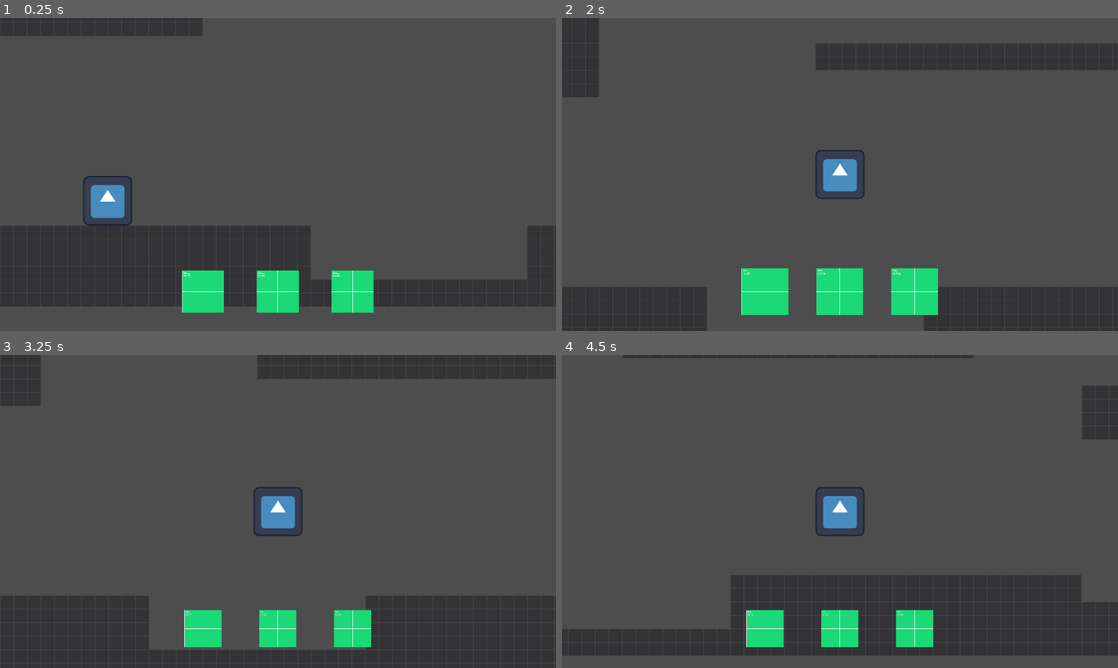
Above: before the commit, frames 1-4 (two rows, left to right).
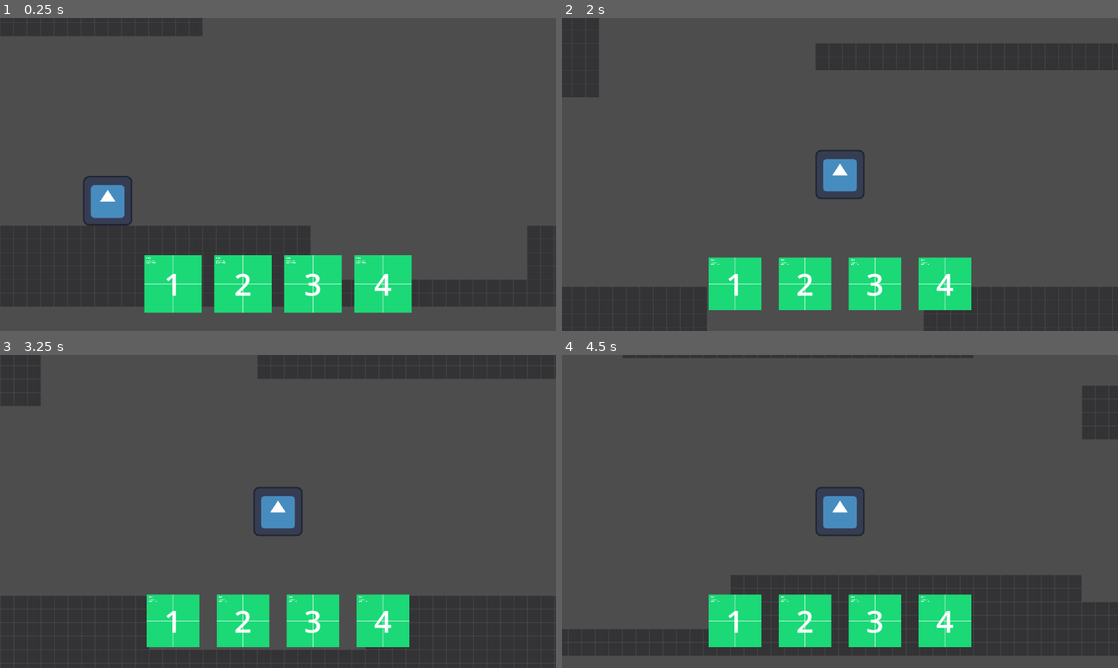
Above: after the commit, the same moments.

Repository: DionisisSchoinas/ldjam-58
Game: Godot game, scene res://scenes/levels/prototype_level.tscn
Two runs of this game, one before a commit and one after it. Both use one fixed random seed, a clock stepped at 60 frames per second and the inputs below. The engine's default icon, where the game draws it, is replaced by a stand-in: a white triangle on a blue panel in a dark square.
Inputs:
- Up to frame 1 (0.25 s): no input
- Up to frame 2 (2 s): tap Enter at 0.5 s; hold D (d_right) from 0.53 s (still down); tap Space (button_1) at 0.6, 1.35 s
- Up to frame 3 (3.25 s): release D (d_right) at 2.03 s; hold A (d_left) 2.03-2.78 s; tap Space (button_1) at 2.1, 2.85 s; hold D (d_right) from 2.78 s (still down)
- Up to frame 4 (4.5 s): tap Space (button_1) at 3.6, 4.35 s; release D (d_right) at 4.28 s; hold A (d_left) from 4.28 s (still down)

The runs differ from the first frame. In frame 1, 6.6% of the frame differs, in the area x 25-75%, y 75-95%; in frame 2, 6.1%; in frame 3, 6.4%; in frame 4, 6.4%.

Commit message:
Added a little text

Diff:
--- a/project.godot
+++ b/project.godot
@@ -52,6 +52,11 @@
 "events": [Object(InputEventKey,"resource_local_to_scene":false,"resource_name":"","device":-1,"window_id":0,"alt_press …(191 unchanged characters)…
 ]
 }
+settings={
+"deadzone": 0.2,
+"events": [Object(InputEventKey,"resource_local_to_scene":false,"resource_name":"","device":-1,"window_id":0,"alt_pressed":false,"shift_pressed":false,"ctrl_pressed":false,"meta_pressed":false,"pressed":false,"keycode":0,"physical_keycode":4194305,"key_label":0,"unicode":0,"location":0,"echo":false,"script":null)
+]
+}
 
 [rendering]
 
--- a/scenes/game_overlay.tscn
+++ b/scenes/game_overlay.tscn
@@ -13,33 +13,30 @@
 [node name="MarginContainer" type="MarginContainer" parent="."]
 layout_mode = 1
 anchors_preset = -1
-anchor_left = 0.3
-anchor_top = 0.8
-anchor_right = 0.7
+anchor_left = 0.25
+anchor_top = 0.75
+anchor_right = 0.75
 anchor_bottom = 0.95
-grow_horizontal = 2
-grow_vertical = 2
 
-[node name="powerContainer" type="HBoxContainer" parent="MarginContainer"]
+[node name="powerMarginContainer" type="MarginContainer" parent="MarginContainer"]
+layout_mode = 2
+size_flags_vertical = 3
+size_flags_stretch_ratio = 0.4
+
+[node name="powerContainer" type="HBoxContainer" parent="MarginContainer/powerMarginContainer"]
 layout_mode = 2
 
-[node name="power1" parent="MarginContainer/powerContainer" instance=ExtResource("1_7i0yb")]
+[node name="power1" parent="MarginContainer/powerMarginContainer/powerContainer" instance=ExtResource("1_7i0yb")]
 layout_mode = 2
-theme_override_constants/margin_left = 5
-theme_override_constants/margin_top = 5
-theme_override_constants/margin_right = 5
-theme_override_constants/margin_bottom = 5
 
-[node name="power2" parent="MarginContainer/powerContainer" instance=ExtResource("1_7i0yb")]
+[node name="power2" parent="MarginContainer/powerMarginContainer/powerContainer" instance=ExtResource("1_7i0yb")]
 layout_mode = 2
-theme_override_constants/margin_left = 5
-theme_override_constants/margin_top = 5
-theme_override_constants/margin_right = 5
-theme_override_constants/margin_bottom = 5
+text = 2
 
-[node name="power3" parent="MarginContainer/powerContainer" instance=ExtResource("1_7i0yb")]
+[node name="power3" parent="MarginContainer/powerMarginContainer/powerContainer" instance=ExtResource("1_7i0yb")]
 layout_mode = 2
-theme_override_constants/margin_left = 5
-theme_override_constants/margin_top = 5
-theme_override_constants/margin_right = 5
-theme_override_constants/margin_bottom = 5
+text = 3
+
+[node name="power4" parent="MarginContainer/powerMarginContainer/powerContainer" instance=ExtResource("1_7i0yb")]
+layout_mode = 2
+text = 4
--- a/scenes/power_toolbar_icon.tscn
+++ b/scenes/power_toolbar_icon.tscn
@@ -2,59 +2,6 @@
 
 [ext_resource type="Script" uid="uid://dc2bjq2adirp2" path="res://scripts/power_toolbar_icon.gd" id="1_0jx2j"]
 [ext_resource type="Texture2D" uid="uid://cfhokjqiqcrcn" path="res://assets/kenney_prototype_textures/green/texture_01.png" id="1_nripl"]
-
-[sub_resource type="Animation" id="Animation_7i0yb"]
-resource_name = "equip"
-length = 0.5
-step = 0.05
-tracks/0/type = "value"
-tracks/0/imported = false
-tracks/0/enabled = true
-tracks/0/path = NodePath("..:theme_override_constants/margin_left")
-tracks/0/interp = 1
-tracks/0/loop_wrap = true
-tracks/0/keys = {
-"times": PackedFloat32Array(0, 0.15, 0.3, 0.45),
-"transitions": PackedFloat32Array(1, 1, 1, 1),
-"update": 1,
-"values": [10, 0, 10, 0]
-}
-tracks/1/type = "value"
-tracks/1/imported = false
-tracks/1/enabled = true
-tracks/1/path = NodePath("..:theme_override_constants/margin_top")
-tracks/1/interp = 1
-tracks/1/loop_wrap = true
-tracks/1/keys = {
-"times": PackedFloat32Array(0, 0.15, 0.3, 0.45),
-"transitions": PackedFloat32Array(1, 1, 1, 1),
-"update": 1,
-"values": [10, 0, 10, 0]
-}
-tracks/2/type = "value"
-tracks/2/imported = false
-tracks/2/enabled = true
-tracks/2/path = NodePath("..:theme_override_constants/margin_right")
-tracks/2/interp = 1
-tracks/2/loop_wrap = true
-tracks/2/keys = {
-"times": PackedFloat32Array(0, 0.15, 0.3, 0.45),
-"transitions": PackedFloat32Array(1, 1, 1, 1),
-"update": 1,
-"values": [10, 0, 10, 0]
-}
-tracks/3/type = "value"
-tracks/3/imported = false
-tracks/3/enabled = true
-tracks/3/path = NodePath("..:theme_override_constants/margin_bottom")
-tracks/3/interp = 1
-tracks/3/loop_wrap = true
-tracks/3/keys = {
-"times": PackedFloat32Array(0, 0.15, 0.3, 0.45),
-"transitions": PackedFloat32Array(1, 1, 1, 1),
-"update": 1,
-"values": [10, 0, 10, 0]
-}
 
 [sub_resource type="Animation" id="Animation_ok1a4"]
 length = 0.001
@@ -107,6 +54,59 @@
 "values": [5]
 }
 
+[sub_resource type="Animation" id="Animation_7i0yb"]
+resource_name = "equip"
+length = 0.6
+step = 0.05
+tracks/0/type = "value"
+tracks/0/imported = false
+tracks/0/enabled = true
+tracks/0/path = NodePath("..:theme_override_constants/margin_left")
+tracks/0/interp = 1
+tracks/0/loop_wrap = true
+tracks/0/keys = {
+"times": PackedFloat32Array(0, 0.15, 0.3, 0.45, 0.6),
+"transitions": PackedFloat32Array(1, 1, 1, 1, 1),
+"update": 1,
+"values": [10, 0, 10, 0, 10]
+}
+tracks/1/type = "value"
+tracks/1/imported = false
+tracks/1/enabled = true
+tracks/1/path = NodePath("..:theme_override_constants/margin_top")
+tracks/1/interp = 1
+tracks/1/loop_wrap = true
+tracks/1/keys = {
+"times": PackedFloat32Array(0, 0.15, 0.3, 0.45, 0.6),
+"transitions": PackedFloat32Array(1, 1, 1, 1, 1),
+"update": 1,
+"values": [10, 0, 10, 0, 10]
+}
+tracks/2/type = "value"
+tracks/2/imported = false
+tracks/2/enabled = true
+tracks/2/path = NodePath("..:theme_override_constants/margin_right")
+tracks/2/interp = 1
+tracks/2/loop_wrap = true
+tracks/2/keys = {
+"times": PackedFloat32Array(0, 0.15, 0.3, 0.45, 0.6),
+"transitions": PackedFloat32Array(1, 1, 1, 1, 1),
+"update": 1,
+"values": [10, 0, 10, 0, 10]
+}
+tracks/3/type = "value"
+tracks/3/imported = false
+tracks/3/enabled = true
+tracks/3/path = NodePath("..:theme_override_constants/margin_bottom")
+tracks/3/interp = 1
+tracks/3/loop_wrap = true
+tracks/3/keys = {
+"times": PackedFloat32Array(0, 0.15, 0.3, 0.45, 0.6),
+"transitions": PackedFloat32Array(1, 1, 1, 1, 1),
+"update": 1,
+"values": [10, 0, 10, 0, 10]
+}
+
 [sub_resource type="AnimationLibrary" id="AnimationLibrary_ig3jh"]
 _data = {
 &"RESET": SubResource("Animation_ok1a4"),
@@ -114,11 +114,16 @@
 }
 
 [node name="power1" type="MarginContainer"]
+anchors_preset = 15
+anchor_right = 1.0
+anchor_bottom = 1.0
+grow_horizontal = 2
+grow_vertical = 2
 size_flags_horizontal = 3
-theme_override_constants/margin_left = 0
-theme_override_constants/margin_top = 0
-theme_override_constants/margin_right = 0
-theme_override_constants/margin_bottom = 0
+theme_override_constants/margin_left = 5
+theme_override_constants/margin_top = 5
+theme_override_constants/margin_right = 5
+theme_override_constants/margin_bottom = 5
 script = ExtResource("1_0jx2j")
 
 [node name="TextureRect" type="TextureRect" parent="."]
@@ -133,3 +138,16 @@
 libraries = {
 &"": SubResource("AnimationLibrary_ig3jh")
 }
+
+[node name="Label" type="Label" parent="TextureRect"]
+unique_name_in_owner = true
+layout_mode = 1
+anchors_preset = 15
+anchor_right = 1.0
+anchor_bottom = 1.0
+grow_horizontal = 2
+grow_vertical = 2
+theme_override_font_sizes/font_size = 64
+text = "1"
+horizontal_alignment = 1
+vertical_alignment = 1
--- a/scripts/power_toolbar_icon.gd
+++ b/scripts/power_toolbar_icon.gd
@@ -1,6 +1,12 @@
 extends MarginContainer
 
+@export var text = 1
+
 @onready var animation_player: AnimationPlayer = %AnimationPlayer
+@onready var label: Label = %Label
+
+func _ready():
+	label.text = str(text)
 
 func _process(_delta):
 	if Input.is_action_just_pressed("button_1"):
